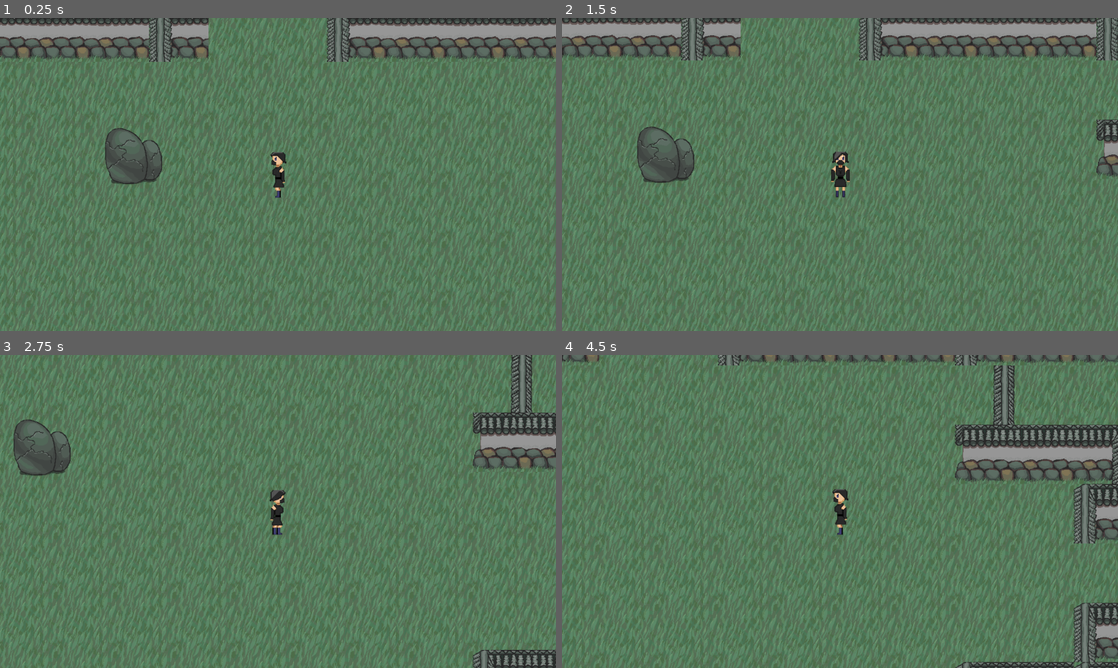
Above: before the commit, frames 1-4 (two rows, left to right).
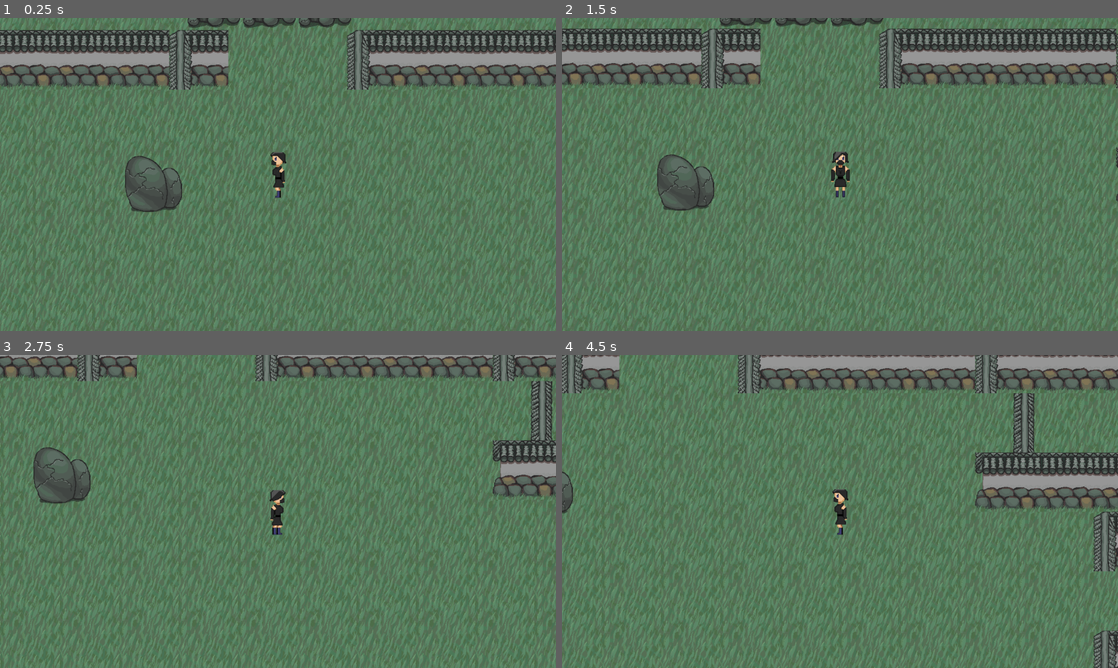
Above: after the commit, the same moments.

Repository: acknapp/silent-return
Game: Godot game, scene res://Main.tscn
The game is run twice, just before and just after one commit, with the same random seed, the same clock (stepped at 60 frames per second) and the same inputs.
Inputs:
- Up to frame 1 (0.25 s): no input
- Up to frame 2 (1.5 s): tap Enter (ui_accept) at 0.5, 0.77 s; hold Right (ui_right) 0.53-1.28 s; hold D (disguise_dragon) 0.53-1.28 s; hold Down (ui_down) from 1.28 s (still down); tap T (disguise_tiger) at 1.35 s
- Up to frame 3 (2.75 s): tap Enter (ui_accept) at 1.52 s; release Down (ui_down) at 2.03 s; hold Right (ui_right) from 2.03 s (still down); hold D (disguise_dragon) from 2.03 s (still down)
- Up to frame 4 (4.5 s): release Right (ui_right) at 2.78 s; release D (disguise_dragon) at 2.78 s; hold Up (ui_up) 2.78-3.53 s; tap T (disguise_tiger) at 2.85, 4.35 s; tap Enter (ui_accept) at 3.02, 3.77 s; hold D (disguise_dragon) 3.53-4.28 s; hold Left (ui_left) from 3.53 s (still down)

The runs differ from the first frame. In frame 1, 26% of the frame differs, in the area x 0-100%, y 0-100%; in frame 2, 26%; in frame 3, 21%; in frame 4, 26%.

Commit message:
returned stolen artifact sprite becomes visible

Diff:
--- a/Main.tscn
+++ b/Main.tscn
@@ -12,6 +12,7 @@
 [ext_resource path="res://Enemies/WhiteTigerAshigaru.tscn" type="PackedScene" id=10]
 [ext_resource path="res://assets/world/base/base-walls.png" type="Texture" id=11]
 [ext_resource path="res://World/Artifact.tscn" type="PackedScene" id=12]
+[ext_resource path="res://assets/entities/Artefact Mirror.png" type="Texture" id=13]
 [ext_resource path="res://assets/entities/Pedestal.png" type="Texture" id=14]
 [ext_resource path="res://World/Pedestal.gd" type="Script" id=15]
 
@@ -223,14 +224,14 @@
 tile_data = PoolIntArray( -393228, 0, 0, -393227, 0, 131073, -393226, 0, 131073, -393225, 0, 1, -393224, 0, 1, -393223, …(3371 unchanged characters)…
 
 [node name="Camera2D" type="Camera2D" parent="."]
-position = Vector2( 791, -525 )
+position = Vector2( 748, -585 )
 current = true
 zoom = Vector2( 0.75, 0.75 )
 
 [node name="YSort" type="YSort" parent="."]
 
 [node name="Player" parent="YSort" instance=ExtResource( 2 )]
-position = Vector2( 791, -525 )
+position = Vector2( 748, -585 )
 ACCELERATION = 150
 MAX_SPEED = 300
 
@@ -443,13 +444,17 @@
 position = Vector2( -1265, -642 )
 collision_mask = 2
 script = ExtResource( 15 )
-artifact_name = null
 
 [node name="Sprite" type="Sprite" parent="YSort/DragonPedestal"]
 texture = ExtResource( 14 )
 
 [node name="CollisionShape2D" type="CollisionShape2D" parent="YSort/DragonPedestal"]
 shape = SubResource( 19 )
+
+[node name="StolenArtifact" type="Sprite" parent="YSort/DragonPedestal"]
+visible = false
+position = Vector2( 1, -33 )
+texture = ExtResource( 13 )
 
 [node name="TigerArtifact" parent="YSort" groups=["artifact"] instance=ExtResource( 12 )]
 position = Vector2( 2688, 1632 )
@@ -465,6 +470,11 @@
 [node name="CollisionShape2D" type="CollisionShape2D" parent="YSort/TigerPedestal"]
 shape = SubResource( 20 )
 
+[node name="StolenArtifact" type="Sprite" parent="YSort/TigerPedestal"]
+visible = false
+position = Vector2( -1, -34 )
+texture = ExtResource( 13 )
+
 [node name="GameMusic" type="AudioStreamPlayer" parent="."]
 stream = ExtResource( 6 )
 volume_db = -3.029
--- a/World/Pedestal.gd
+++ b/World/Pedestal.gd
@@ -4,6 +4,7 @@
 const Artifact = preload("res://World/Artifact.gd")
 
 onready var main = get_tree().root.get_node("Main")
+onready var stolen_artifact = $StolenArtifact
 
 export(Artifact.ArtifactName) var pedestal_name:int
 
@@ -15,6 +16,8 @@
 		if player.artifact_obtained == Artifact.ArtifactName.WhiteTiger and \
 			pedestal_name == Artifact.ArtifactName.GreyDragon:
 				main.emit_signal("artifact_returned", pedestal_name)
+				stolen_artifact.show()
 		if player.artifact_obtained == Artifact.ArtifactName.GreyDragon and \
 			pedestal_name == Artifact.ArtifactName.WhiteTiger:
 				main.emit_signal("artifact_returned", pedestal_name)
+				stolen_artifact.show()
Not shown: 1 places in Main.tscn that only renumber resources
